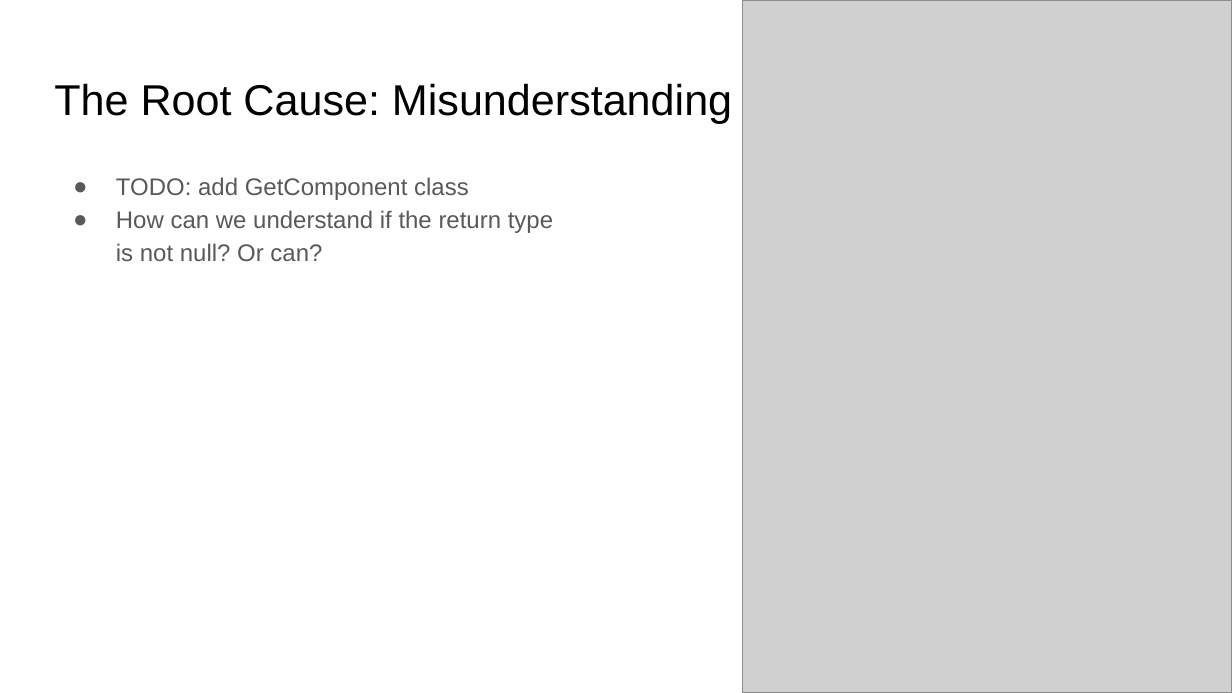
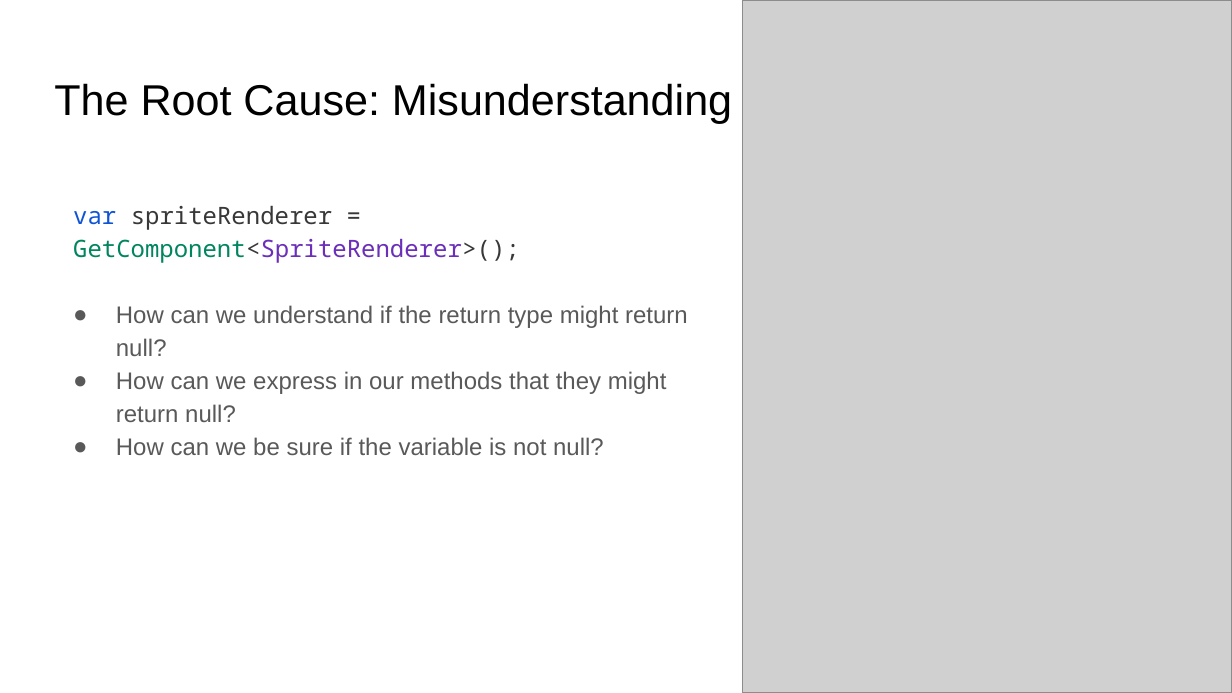
Before and after one commit to kugushev/presentations, a slide deck: slide 4 of 2021_NullabilityInUnity/Presentation.pptx. Drawn at 1232x693 pixels with LibreOffice and Linux fonts; fonts in the diff are those of the drawing; grey boxes stand for pictures; background and template pictures are left out. Boxes give left, top, right and bottom in pixels: in the first picture for what was removed or moved away, otherwise in the second. Text is boxed around its words. In the diff, an @@ line names an element or a change of style, - is before the commit and + after.

```diff
--- a/2021_NullabilityInUnity/Presentation.pptx
+++ b/2021_NullabilityInUnity/Presentation.pptx
@@ text at box(73, 205, 688, 455): text changed @@
-● TODO: add GetComponent class
-● How can we understand if the return type is not null? Or can?
+var spriteRenderer = GetComponent<SpriteRenderer>();
+● How can we understand if the return type might return null?
+● How can we express in our methods that they might return null?
+● How can we be sure if the variable is not null?
```
Also in this commit, not shown: 7 other slides changed, 6 slides added, 3 slides removed.
